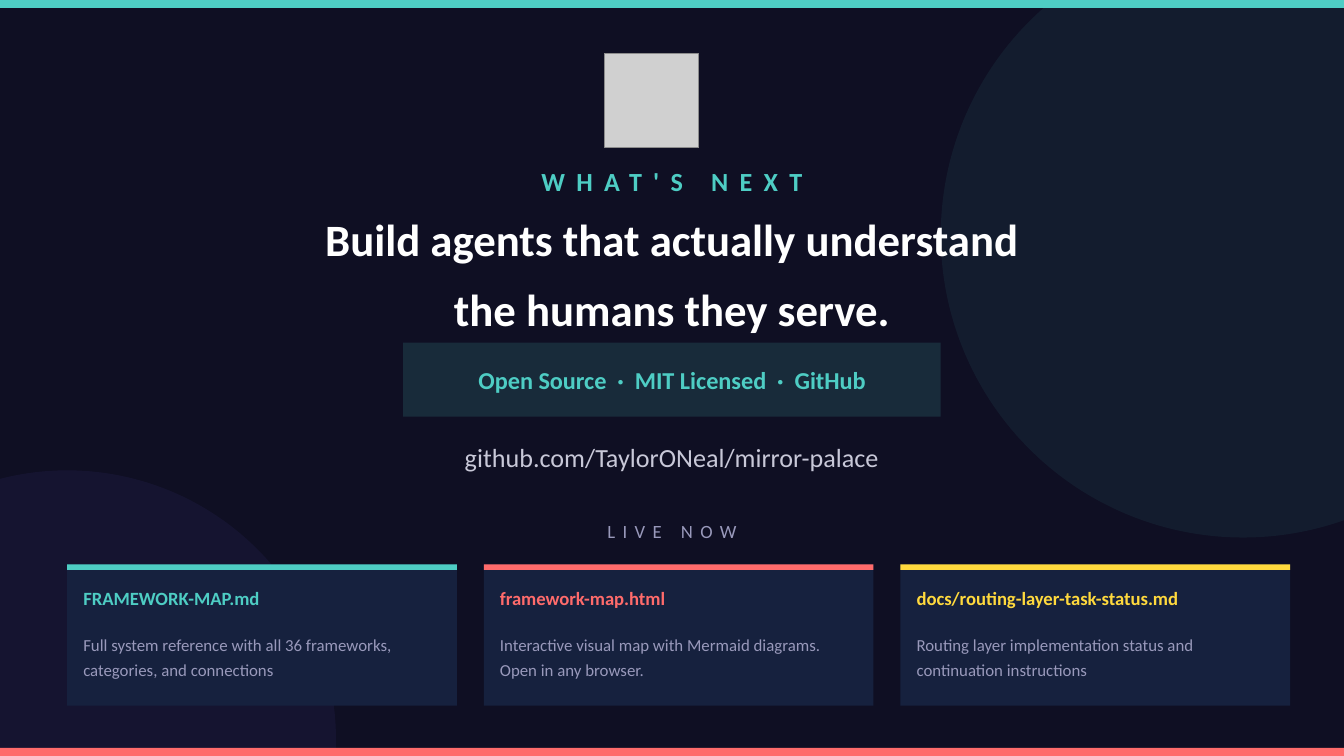
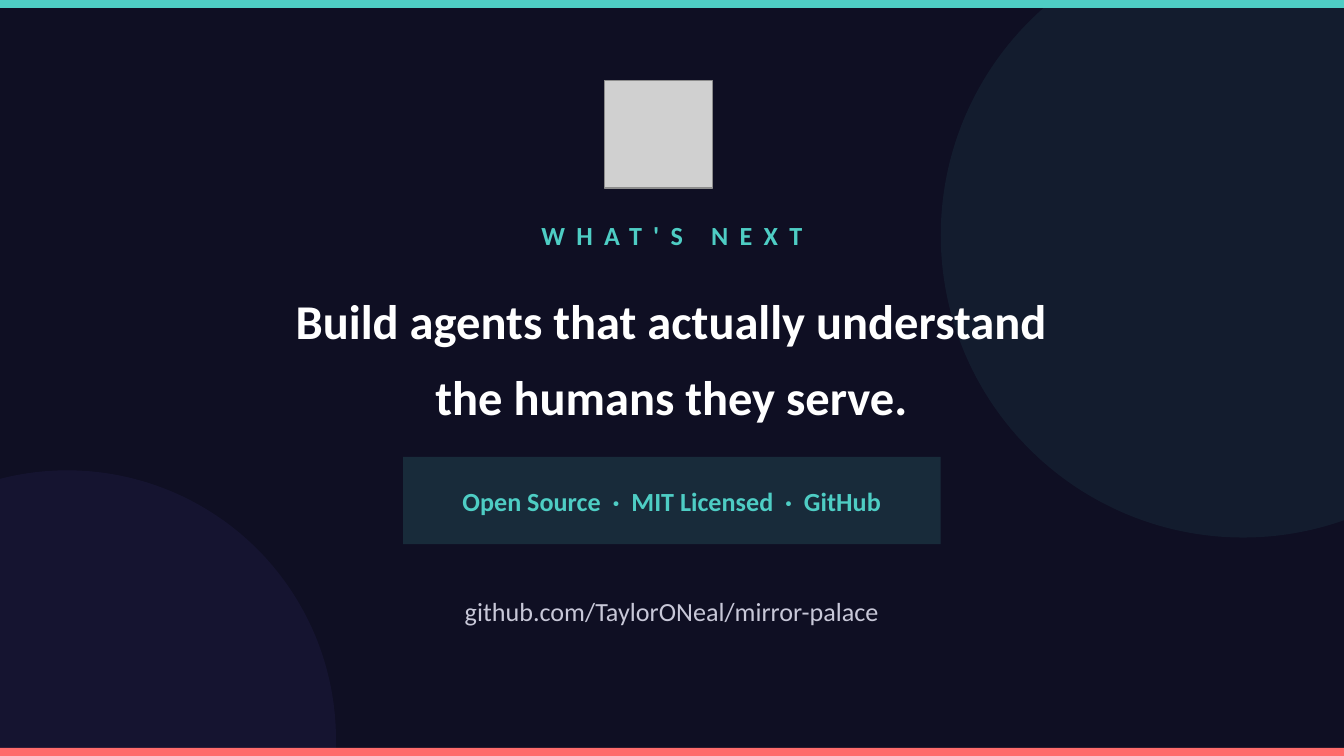
Before and after one commit to TaylorONeal/mirror-palace, a slide deck: slide 20 of mirror-palace-keynote.pptx. Drawn at 1344x756 pixels with LibreOffice and Linux fonts; fonts in the diff are those of the drawing; grey boxes stand for pictures. Boxes give left, top, right and bottom in pixels: in the first picture for what was removed or moved away, otherwise in the second. Text is boxed around its words. In the diff, an @@ line names an element or a change of style, - is before the commit and + after.

```diff
--- a/mirror-palace-keynote.pptx
+++ b/mirror-palace-keynote.pptx
@@ picture: place and size @@
-picture at <box>605,54,699,148</box>
+picture at <box>605,81,712,188</box>
@@ text "WHAT'S NEXT": place and size @@
-text "WHAT'S NEXT" at <box>671,174,683,191</box>
+text "WHAT'S NEXT" at <box>671,228,683,245</box>
@@ text "Build agents that actually understand": place and size @@
-text "Build agents that actually understand" at <box>325,224,1019,333</box>
+text "Build agents that actually understand" at <box>296,305,1046,423</box>
@@ text "Build agents that actually understand" at <box>296,305,1046,423</box>: size 24 to 26 pt @@
@@ text "Open Source · MIT Licensed ...": place and size @@
-text "Open Source · MIT Licensed ..." at <box>478,372,866,393</box>
+text "Open Source · MIT Licensed ..." at <box>462,492,881,515</box>
@@ text "Open Source · MIT Licensed ..." at <box>462,492,881,515</box>: size 13 to 14 pt @@
@@ rectangle: place and size @@
-rectangle at <box>403,343,941,417</box>
+rectangle at <box>403,457,941,544</box>
@@ text removed at <box>681,526,737,538</box> @@
-LIVE NOW
@@ rectangle removed at <box>67,564,457,706</box> @@
@@ rectangle removed at <box>67,564,457,570</box> @@
@@ rectangle removed at <box>484,564,874,706</box> @@
@@ rectangle removed at <box>484,564,874,570</box> @@
@@ rectangle removed at <box>900,564,1290,706</box> @@
@@ rectangle removed at <box>900,564,1290,570</box> @@
@@ text "github.com/TaylorONeal/mirror-palace": place and size @@
-text "github.com/TaylorONeal/mirror-palace" at <box>465,449,879,472</box>
+text "github.com/TaylorONeal/mirror-palace" at <box>465,603,879,626</box>
@@ text removed at <box>83,592,259,605</box> @@
-FRAMEWORK-MAP.md
@@ text removed at <box>500,592,665,608</box> @@
-framework-map.html
@@ text removed at <box>917,592,1179,608</box> @@
-docs/routing-layer-task-status.md
@@ text removed at <box>83,639,391,679</box> @@
-Full system reference with all 36 frameworks, categories, and connections
@@ text removed at <box>500,639,820,679</box> @@
-Interactive visual map with Mermaid diagrams. Open in any browser.
@@ text removed at <box>917,639,1193,676</box> @@
-Routing layer implementation status and continuation instructions
```
Also in this commit, not shown: 3 other files.
